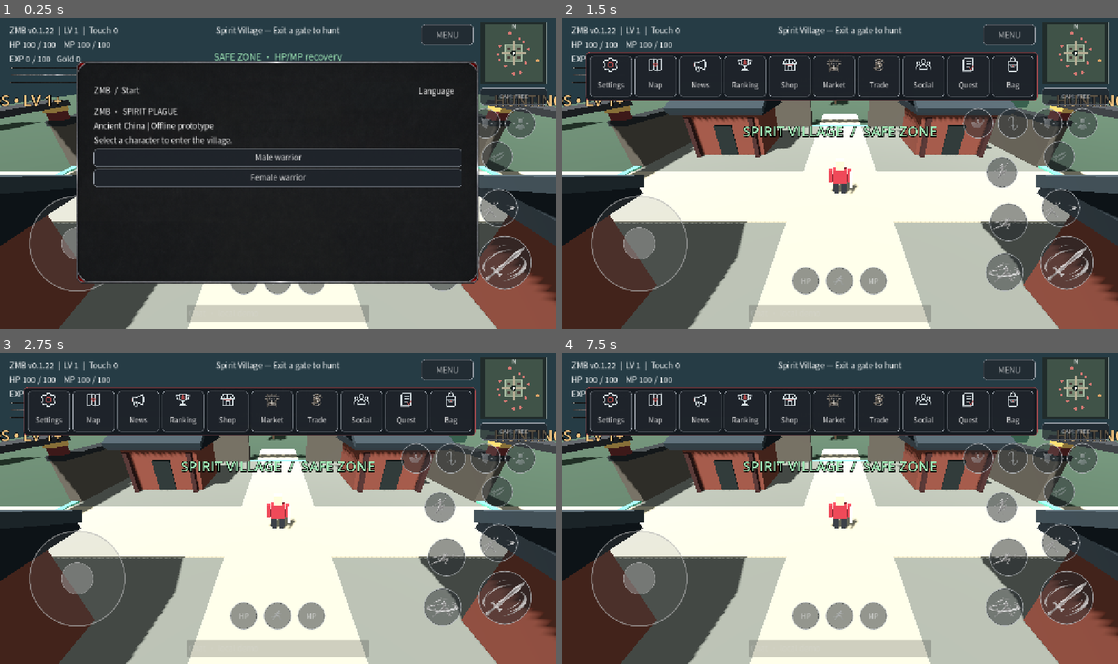
Above: before the commit, frames 1-4 (two rows, left to right).
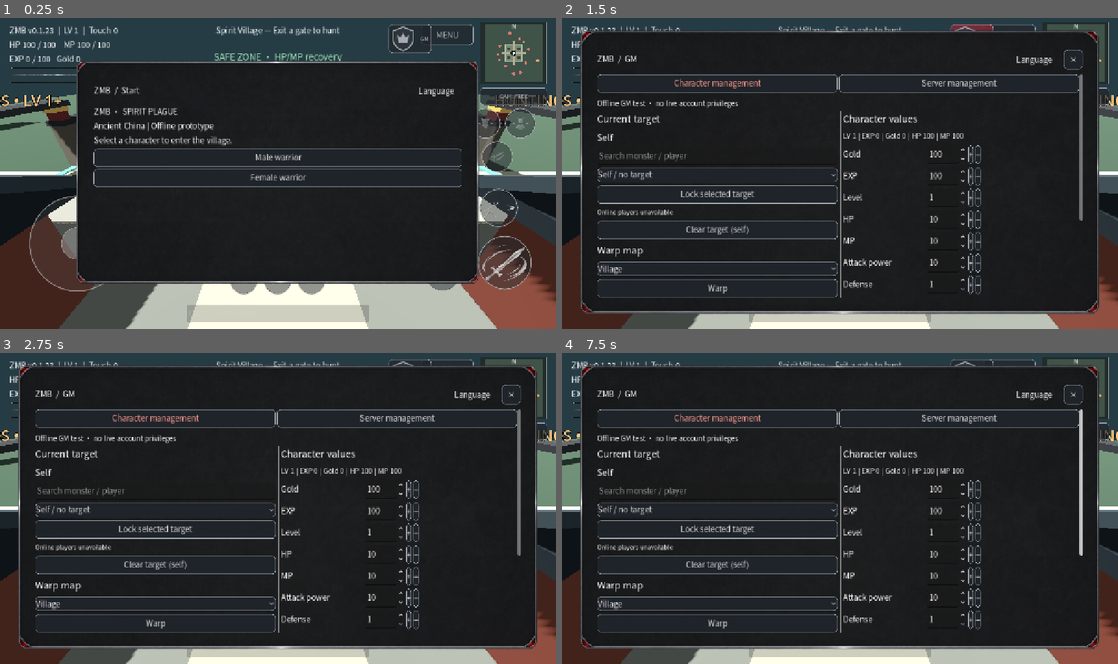
Above: after the commit, the same moments.

Repository: redfullmoon209-debug/ZMB
Game: Godot game, scene res://main.tscn
Same seed, same stepped clock (60 frames per second), same inputs: the game is played once before the commit and once after it.
Inputs (mouse positions are in pixels of both pictures, inside the frame that each line leads up to):
- Up to frame 1 (0.25 s): no input
- Up to frame 2 (1.5 s): click "MENU" at 0.5 s; click (973, 39) at 1.25 s, where only the run after the commit has a clickable "GM"
- Up to frame 3 (2.75 s): click "ATTACK" at 2 s
- Up to frame 4 (7.5 s): click "JUMP" at 2.75 s; click "DASH" at 3.5 s; click "RUN" at 4.25 s; click "LOOT" at 5 s; click "AUTO" at 5.75 s; click "MONSTER" at 6.5 s; click "PLAYER" at 7.25 s

The runs differ from the first frame. In frame 1, 0.2% of the frame differs, in the area x 9-78%, y 2-12%; in frame 2, 70%, in the area x 3-97%, y 2-96%; in frame 3, 70%; in frame 4, 70%.

Commit message:
ZMB v0.1.23: separate offline GM panel and release authorization gate

Diff:
--- /dev/null
+++ b/assets/menu_icons/gm.svg
@@ -0,0 +1,4 @@
+<svg xmlns="http://www.w3.org/2000/svg" width="64" height="64" viewBox="0 0 64 64">
+  <path d="M32 5 55 14v18c0 14-9 22-23 28C18 54 9 46 9 32V14z" fill="#31383e" stroke="#b6bdc3" stroke-width="3"/>
+  <path d="m19 24 7 5 6-10 6 10 7-5-3 18H22z" fill="#c3c9ce" stroke="#8a9298" stroke-width="1.5"/>
+</svg>
--- /dev/null
+++ b/gm_page.gd
@@ -0,0 +1,178 @@
+extends RefCounted
+
+static func run(h, command: String, value: float=0, item: String=""):
+	if h.game.gm_execute(command,value,item):
+		h.open_page("GM")
+
+static func amount_row(h,p: Node,title: String,command: String,initial: float=1,maximum: float=100000):
+	var row:=HBoxContainer.new()
+	p.add_child(row)
+	var label:=Label.new()
+	label.text=title
+	label.custom_minimum_size.x=190
+	row.add_child(label)
+	var spin:=SpinBox.new()
+	spin.min_value=1
+	spin.max_value=maximum
+	spin.value=initial
+	spin.custom_minimum_size.x=90
+	row.add_child(spin)
+	h.add_button(row,"+",func():run(h,command,spin.value))
+	h.add_button(row,"−",func():run(h,command,-spin.value))
+
+static func speed_row(h,p: Node,title: String,command: String,initial: float):
+	var row:=HBoxContainer.new()
+	p.add_child(row)
+	h.add_text(row,title)
+	var spin:=SpinBox.new()
+	spin.min_value=0.25
+	spin.max_value=5
+	spin.step=0.25
+	spin.value=initial
+	row.add_child(spin)
+	h.add_button(row,h.localized("ใช้ค่า","Apply","应用"),func():run(h,command,spin.value))
+
+static func item_row(h,p: Node):
+	var row:=HBoxContainer.new()
+	p.add_child(row)
+	var items:=OptionButton.new()
+	for item in ["HP Potion","MP Potion","Spirit shard"]: items.add_item(item)
+	row.add_child(items)
+	var qty:=SpinBox.new()
+	qty.min_value=1
+	qty.max_value=48
+	qty.value=1
+	row.add_child(qty)
+	h.add_button(row,"+",func():run(h,"item",qty.value,items.get_item_text(items.selected)))
+	h.add_button(row,"−",func():run(h,"item",-qty.value,items.get_item_text(items.selected)))
+
+static func disabled(h,p: Node,title: String):
+	var b: Button=h.add_button(p,title,func():pass)
+	b.disabled=true
+
+static func build(h,p: Node):
+	if not h.game.gm_allowed(): return
+	var ui=preload("res://service_pages.gd").new()
+	ui.tabs(h,p,[h.localized("จัดการตัวละคร","Character management","角色管理"),h.localized("จัดการเซิร์ฟเวอร์","Server management","服务器管理")],h.gm_tab,func(i):h.gm_tab=i;h.open_page("GM"))
+	ui.caption(p,h.localized("GM ทดสอบออฟไลน์ • ไม่ใช่สิทธิ์บัญชีออนไลน์","Offline GM test • no live account privileges","离线GM测试 • 非正式账号权限"),16)
+	if h.gm_tab==0: character(h,p,ui)
+	else: server(h,p,ui)
+
+static func target_picker(h,p: Node,ui):
+	var search:=LineEdit.new()
+	search.placeholder_text=h.localized("ค้นหามอนสเตอร์ / ผู้เล่น","Search monster / player","搜索怪物 / 玩家")
+	p.add_child(search)
+	var pick:=OptionButton.new()
+	p.add_child(pick)
+	var choices: Array=[]
+	var fill:=func(query: String):
+		pick.clear()
+		choices.clear()
+		pick.add_item(h.localized("ตัวเอง / ไม่ล็อกเป้า","Self / no target","自己 / 无目标"))
+		choices.append(null)
+		var nodes: Array=h.game.enemies.duplicate()
+		if is_instance_valid(h.game.gm_target) and not nodes.has(h.game.gm_target): nodes.append(h.game.gm_target)
+		for n in nodes:
+			if not is_instance_valid(n): continue
+			var text: String="%s #%d • HP %d"%[["Normal","Elite","Boss"][int(n.get_meta("tier"))],n.get_meta("spawn_index"),n.get_meta("hp")]
+			if not query.is_empty() and not text.to_lower().contains(query.to_lower()): continue
+			pick.add_item(text)
+			choices.append(n)
+		pick.select(maxi(0,choices.find(h.game.gm_target)))
+	fill.call("")
+	search.text_changed.connect(fill)
+	h.add_button(p,h.localized("ล็อกเป้าที่เลือก","Lock selected target","锁定所选目标"),func():
+		if pick.selected<0 or pick.selected>=choices.size(): return
+		h.game.gm_target=choices[pick.selected]
+		h.open_page("GM"))
+	ui.caption(p,h.localized("ผู้เล่นออนไลน์ยังไม่เชื่อมต่อ","Online players unavailable","在线玩家尚未连接"),14)
+
+static func character(h,p: Node,ui):
+	var row:=HBoxContainer.new()
+	p.add_child(row)
+	var left: VBoxContainer=ui.column(row,520)
+	row.add_child(VSeparator.new())
+	var right: VBoxContainer=ui.column(row,510)
+	var locked: bool=is_instance_valid(h.game.gm_target)
+	ui.caption(left,h.localized("เป้าหมายปัจจุบัน","Current target","当前目标"),22)
+	ui.caption(left,("Monster #%d • HP %d"%[h.game.gm_target.get_meta("spawn_index"),h.game.gm_target.get_meta("hp")]) if locked else h.localized("ตัวเอง","Self","自己"),20)
+	target_picker(h,left,ui)
+	h.add_button(left,h.localized("ยกเลิกล็อกเป้า (ตัวเอง)","Clear target (self)","解除锁定（自己）"),func():h.game.gm_target=null;h.game.target=null;h.open_page("GM"))
+	ui.caption(left,h.localized("วาร์ปแผนที่","Warp map","地图传送"),22)
+	var points:=OptionButton.new()
+	for t in [h.localized("หมู่บ้าน","Village","村庄"),"North Gate","East Gate","South Gate","West Gate","Normal Zone","Elite Zone","Boss Zone"]: points.add_item(t)
+	left.add_child(points)
+	h.add_button(left,h.localized("วาร์ป","Warp","传送"),func():run(h,"warp",points.selected))
+	var warp: Button=h.add_button(left,h.localized("วาร์ปไปหาเป้าหมาย","Warp to target","传送到目标"),func():run(h,"warp_target"))
+	warp.disabled=not locked
+	ui.caption(left,h.localized("สั่งตาย / ฟื้น ตามเป้าปัจจุบัน","Kill / revive current target","击杀 / 复活当前目标"),20)
+	var actions:=HBoxContainer.new()
+	left.add_child(actions)
+	h.add_button(actions,h.localized("สั่งตาย","Kill","击杀"),func():run(h,"kill"))
+	h.add_button(actions,h.localized("สั่งฟื้น","Revive","复活"),func():run(h,"revive"))
+	ui.caption(right,h.localized("ปรับค่าตัวละคร","Character values","角色数值"),22)
+	if locked:
+		amount_row(h,right,"HP","hp",10,200)
+		ui.caption(right,h.localized("มอนสเตอร์รองรับ HP / ตาย / ฟื้น / วาร์ปเท่านั้น","Monsters support HP, kill, revive and warp only","怪物仅支持生命值、击杀、复活和传送"),16)
+		return
+	ui.caption(right,"LV %d | EXP %d | Gold %d | HP %d | MP %d"%[h.game.level,h.game.xp,h.game.coins,h.game.hp,h.game.mp],16)
+	amount_row(h,right,h.localized("เงิน","Gold","金币"),"gold",100)
+	amount_row(h,right,"EXP","exp",100)
+	amount_row(h,right,h.localized("เลเวล","Level","等级"),"level",1,1000)
+	amount_row(h,right,"HP","hp",10,100)
+	amount_row(h,right,"MP","mp",10,100)
+	amount_row(h,right,h.localized("พลังโจมตี","Attack power","攻击力"),"attack",10)
+	amount_row(h,right,h.localized("พลังป้องกัน","Defense","防御"),"defense",1)
+	ui.caption(right,h.localized("ไอเทมทั้งหมดที่มีในเกมทดสอบ","All current demo items","当前测试物品"),20)
+	item_row(h,right)
+	speed_row(h,right,h.localized("ความเร็ววิ่ง ×","Run speed ×","移动速度 ×"),"move_speed",h.game.gm_move_multiplier)
+	speed_row(h,right,h.localized("ความเร็วตี ×","Attack speed ×","攻击速度 ×"),"attack_speed",h.game.gm_attack_multiplier)
+	h.add_button(right,h.localized("ปิดอมตะ","Disable invincibility","关闭无敌") if h.game.gm_invincible else h.localized("เปิดอมตะ","Enable invincibility","开启无敌"),func():run(h,"invincible",0 if h.game.gm_invincible else 1))
+	h.add_button(right,h.localized("แสดงตัว","Show character","显示角色") if h.game.gm_invisible else h.localized("ล่องหน","Invisible","隐身"),func():run(h,"invisible",0 if h.game.gm_invisible else 1))
+
+static func server(h,p: Node,ui):
+	var row:=HBoxContainer.new()
+	p.add_child(row)
+	var left: VBoxContainer=ui.column(row,260)
+	row.add_child(VSeparator.new())
+	var right: VBoxContainer=ui.column(row,780)
+	var categories: Array=[h.localized("จัดการผู้เล่น","Players","玩家"),h.localized("จัดการไอเทม","Items","物品"),h.localized("จัดการมอนสเตอร์","Monsters","怪物"),h.localized("จัดการกิจกรรม","Events","活动"),h.localized("ประกาศ","Announcements","公告"),h.localized("ตรวจสอบเซิร์ฟเวอร์","Server audit","服务器审计")]
+	for i in range(categories.size()):
+		var b: Button=h.add_button(left,categories[i],func():h.gm_server_tab=i;h.open_page("GM"))
+		if i==h.gm_server_tab: b.add_theme_color_override("font_color",Color("ff9c8e"))
+	ui.caption(right,categories[h.gm_server_tab],24)
+	match h.gm_server_tab:
+		0:
+			var name:=LineEdit.new()
+			name.placeholder_text=h.localized("ค้นหาชื่อ / ID ผู้เล่น","Search player / ID","搜索玩家 / ID")
+			right.add_child(name)
+			for title in [h.localized("ค้นหา","Search","搜索"),h.localized("เตะ","Kick","踢出"),h.localized("แบน","Ban","封禁"),h.localized("ปลดแบน","Unban","解封")]: disabled(h,right,title)
+			ui.caption(right,h.localized("ต้องเชื่อมบัญชีและเซิร์ฟเวอร์จริง","Requires live accounts and server","需要正式账号及服务器"))
+		1:
+			h.add_button(right,h.localized("เลือกตัวเองสำหรับทดสอบแจก","Select self for demo grant","选择自己测试发放"),func():h.game.gm_target=null;h.game.target=null;h.open_page("GM"))
+			amount_row(h,right,"Gold","gold",100)
+			amount_row(h,right,"EXP","exp",100)
+			item_row(h,right)
+			disabled(h,right,h.localized("แจกผู้เล่นออนไลน์ทั้งหมด / ทั้งเซิร์ฟเวอร์","Grant to all online / whole server","发放给全服 / 在线玩家"))
+		2:
+			for i in range(3):
+				h.add_button(right,["Spawn Normal","Spawn Elite","Spawn Boss"][i],func():run(h,"spawn",i))
+			target_picker(h,right,ui)
+			var remove: Button=h.add_button(right,h.localized("ลบมอนสเตอร์ที่ล็อก","Remove locked monster","删除锁定怪物"),func():run(h,"remove"))
+			remove.disabled=not is_instance_valid(h.game.gm_target)
+		3:
+			ui.caption(right,h.localized("สถานะกิจกรรมทดสอบ: ","Test event status: ","测试活动状态：")+("ON" if h.game.gm_event_active else "OFF"))
+			h.add_button(right,h.localized("เปิดกิจกรรม","Enable event","开启活动"),func():run(h,"event",1))
+			h.add_button(right,h.localized("ปิดกิจกรรม","Disable event","关闭活动"),func():run(h,"event",0))
+			disabled(h,right,h.localized("กำหนดเวลากิจกรรมออนไลน์","Schedule live event","安排正式活动"))
+		4:
+			var text:=LineEdit.new()
+			text.placeholder_text=h.localized("ข้อความประกาศ","Announcement message","公告内容")
+			text.max_length=180
+			right.add_child(text)
+			h.add_button(right,h.localized("ประกาศในเครื่องทดสอบ","Broadcast locally","本地公告"),func():run(h,"announce",0,text.text))
+			disabled(h,right,h.localized("ประกาศทั่วเซิร์ฟเวอร์","Server-wide broadcast","全服公告"))
+		5:
+			ui.caption(right,h.localized("ผู้เล่นออนไลน์จริง: ยังไม่เชื่อม","Live online count: not connected","正式在线人数：未连接"))
+			ui.caption(right,h.localized("ประวัติคำสั่ง GM ในรอบนี้","Local GM command log (session)","本次本地GM日志"),22)
+			for line in h.game.gm_logs: ui.caption(right,line,14)
--- a/hud.gd
+++ b/hud.gd
@@ -32,6 +32,11 @@
 var menu_items: Dictionary = {}
 var settings_category := 0
 var news_tab := 0
+var gm_tab := 0
+var gm_server_tab := 0
+var gm_button: Button
+var gm_notice: Label
+const GM_PAGE=preload("res://gm_page.gd")
 var social_tab := 0
 var social_sub := 0
 var social_split := 0
@@ -158,6 +163,16 @@
 	zone_label.horizontal_alignment=HORIZONTAL_ALIGNMENT_CENTER
 	zone_label.add_theme_font_size_override("font_size",21)
 	make_button("MENU",Vector2(970,18),Vector2(120,48),func(): open_page("Menu"))
+	if game.gm_allowed():
+		gm_button=make_button("GM",Vector2(895,18),Vector2(64,48),func():
+			if is_instance_valid(game.target): game.gm_target=game.target
+			open_page("GM"))
+		gm_button.icon=preload("res://assets/menu_icons/gm.svg")
+		gm_button.add_theme_font_size_override("font_size",12)
+		gm_button.expand_icon=true
+		gm_notice=label("",Vector2(380,112),Vector2(500,35))
+		gm_notice.horizontal_alignment=HORIZONTAL_ALIGNMENT_CENTER
+		gm_notice.add_theme_color_override("font_color",Color("f6d995"))
 	minimap=preload("res://minimap.gd").new()
 	minimap.game=game
 	minimap.position=Vector2(1105,12)
@@ -256,7 +271,7 @@
 	b.size=config.get_value("size",t,s)
 	b.scale=config.get_value("scale",t,Vector2.ONE)
 	b.modulate.a=config.get_value("opacity",t,0.82)
-	if t not in ["MENU","CAMERA"]:
+	if t not in ["MENU","CAMERA","GM"]:
 		b.set_meta("round",true)
 		var round_style := StyleBoxFlat.new()
 		round_style.bg_color=Color("252a2e99")
@@ -467,6 +482,9 @@
 
 func _process(delta):
 	if not is_instance_valid(stats): return
+	if is_instance_valid(gm_button):
+		gm_button.visible=game.gm_allowed()
+		gm_notice.text=game.gm_announcement if game.gm_allowed() else ""
 	if selected_page=="Quest": update_quest_ui()
 	if is_instance_valid(quest_tracker):
 		quest_tracker.visible=not tracked_quest.is_empty() or is_instance_valid(editor_panel)
@@ -480,7 +498,7 @@
 		meter_fills[0].value=game.hp
 		meter_fills[1].value=game.mp
 		meter_fills[2].value=game.xp
-	stats.text="ZMB v0.1.22  |  LV %d  |  Touch %d\nHP %d / 100    MP %d / 100\nEXP %d / 100   Gold %d"%[game.level,captured_touches.size(),game.hp,game.mp,game.xp,game.coins]
+	stats.text="ZMB v0.1.23  |  LV %d  |  Touch %d\nHP %d / 100    MP %d / 100\nEXP %d / 100   Gold %d"%[game.level,captured_touches.size(),game.hp,game.mp,game.xp,game.coins]
 	camera_mode_button.text=(["กล้อง: ตามหลัง","CAM: FOLLOW","镜头：跟随"][lang] if game.camera_follow else ["กล้อง: อิสระ","CAM: FREE","镜头：自由"][lang])
 	var safe: bool = game.in_safe_zone()
 	zone_label.text=(["เขตปลอดภัย • ฟื้นฟู HP/MP","SAFE ZONE • HP/MP recovery","安全区 • 恢复生命与法力"][lang] if safe else ["เขตล่ามอนสเตอร์ • LV 1+","HUNTING ZONE • LV 1+","狩猎区 • LV 1+"][lang])
@@ -500,7 +518,7 @@
 		if is_instance_valid(close_button): controls["CLOSE"] = _web_rect(close_button)
 		var menu_rects := {}
 		for key in menu_items: menu_rects[key]=_web_rect(menu_items[key])
-		var d := {"version":"0.1.22","ready":true,"started":game.started,"s …(627 unchanged characters)…
+		var d := {"version":"0.1.23","ready":true,"started":game.started,"s …(627 unchanged characters)…
 		var payload := JSON.stringify(d)
 		if browser_window != null:
 			browser_window.zmbDiagnosticsJSON = payload
@@ -715,11 +733,11 @@
 		"hp":"%d / 100"%game.hp,
 		"mp":"%d / 100"%game.mp,
 		"xp":"%d / 100"%game.xp,
-		"attack":"15",
-		"defense":"—",
+		"attack":str(game.gm_attack_power),
+		"defense":str(game.gm_defense),
 		"range":"%.1f m"%[2.7,5.5,12.0][game.weapon],
-		"attack_speed":"%.2f / s"%(1.0/0.45),
-		"movement":"%.1f m/s"%(18.0 if game.dash_time>0 else (8.0 if game.run_mode else 4.5)),
+		"attack_speed":"%.2f / s"%(game.gm_attack_multiplier/0.45),
+		"movement":"%.1f m/s"%(18.0 if game.dash_time>0 else (8.0 if game.run_mode else 4.5)*game.gm_move_multiplier),
 		"kills":str(game.monsters_defeated),
 		"gold":str(game.coins),
 		"session":format_playtime(game.session_seconds()),
@@ -1101,6 +1119,7 @@
 	return true
 
 func open_page(page:String):
+	if page=="GM" and not game.gm_allowed(): return
 	if page=="Menu" and selected_page=="Menu":
 		close_page()
 		return
@@ -1119,7 +1138,7 @@
 	if page in INVENTORY_PAGES:
 		panel.position=Vector2(40,28)
 		panel.size=Vector2(1200,664)
-	if page in ["Settings","News","Ranking","Shop","Quest","Social","Trade","Market","Map"]:
+	if page in ["Settings","News","Ranking","Shop","Quest","Social","Trade","Market","Map","GM"]:
 		panel.position=Vector2(40,28)
 		panel.size=Vector2(1200,664)
 	panel.z_index=10
@@ -1173,6 +1192,7 @@
 	content.size_flags_horizontal=Control.SIZE_EXPAND_FILL
 	scroll.add_child(content)
 	match page:
+		"GM": GM_PAGE.build(self,content)
 		"Start":
 			add_text(content,"ZMB • SPIRIT PLAGUE\nAncient China | Offline prototype\nSelect a character to enter the village.")
 			start_button=add_button(content,"Male warrior",func():game.begin(true);close_page())
--- a/menu_test.gd
+++ b/menu_test.gd
@@ -161,6 +161,47 @@
 			break
 	assert(world.player.position.distance_to(Vector3(0,0,-11))<0.1)
 	print("PASS: social tabs, trade slots, market escrow/cancel and safe-zone warp")
+	assert(world.gm_allowed() and is_instance_valid(hud.gm_button))
+	hud.gm_button.pressed.emit()
+	await process_frame
+	assert(hud.selected_page=="GM")
+	assert(hud.panel.get_rect().end.x<=1280 and hud.panel.get_rect().end.y<=720)
+	var old_gold: int=world.coins
+	assert(world.gm_execute("gold",100) and world.coins==old_gold+100)
+	assert(world.gm_execute("gold",-100) and world.coins==old_gold)
+	assert(world.gm_execute("item",1,"Spirit shard"))
+	assert(world.gm_execute("item",-1,"Spirit shard"))
+	assert(world.gm_execute("move_speed",2) and world.gm_move_multiplier==2)
+	assert(world.gm_execute("move_speed",1))
+	assert(world.gm_execute("invincible",1) and world.gm_invincible)
+	assert(world.gm_execute("invincible",0))
+	assert(world.gm_execute("invisible",1) and not world.player_visual.visible)
+	assert(world.gm_execute("invisible",0))
+	world.gm_target=world.enemies[0]
+	var monster: Node3D=world.gm_target
+	assert(world.gm_execute("kill") and not world.enemies.has(monster))
+	assert(world.gm_execute("revive") and world.enemies.has(monster))
+	world.gm_target=null
+	assert(world.gm_execute("kill") and world.hp==0)
+	assert(world.gm_execute("revive") and world.hp==100)
+	var count: int=world.enemies.size()
+	assert(world.gm_execute("spawn",2) and world.enemies.size()==count+1)
+	assert(world.gm_execute("event",1) and world.gm_event_active)
+	assert(world.gm_execute("announce",0,"Test GM") and world.gm_announcement=="Test GM")
+	hud.gm_tab=1
+	for category in range(6):
+		hud.gm_server_tab=category
+		hud.open_page("GM")
+		await process_frame
+		assert(hud.panel.get_rect().end.x<=1280 and hud.panel.get_rect().end.y<=720)
+	ProjectSettings.set_setting("zmb/offline_gm_test",false)
+	assert(not world.gm_allowed() and not world.gm_execute("gold",9999))
+	hud.close_page()
+	hud.open_page("GM")
+	await process_frame
+	assert(hud.selected_page=="" and not hud.gm_button.visible)
+	ProjectSettings.set_setting("zmb/offline_gm_test",true)
+	print("PASS: separate GM icon, local commands, monster kill/revive and release gate")
 	print("PASS: news, ranking, 50-slot shops and local gold purchase")
 	print("PASS: seven categories, camera setting, HUD drag and cancel")
 	print("PASS: all ten right-to-left menu icons visible, selecting a category and dragging long menus works")
--- a/project.godot
+++ b/project.godot
@@ -14,3 +14,6 @@
 [rendering]
 renderer/rendering_method="gl_compatibility"
 renderer/rendering_method.mobile="gl_compatibility"
+
+[zmb]
+offline_gm_test=true
--- a/world.gd
+++ b/world.gd
@@ -47,6 +47,17 @@
 var first_play_unix := 0
 var playtime_save_timer := 0.0
 var monsters_defeated := 0
+var gm_test_enabled := false
+var gm_target: Node3D
+var gm_attack_power := 15.0
+var gm_defense := 0.0
+var gm_move_multiplier := 1.0
+var gm_attack_multiplier := 1.0
+var gm_invincible := false
+var gm_invisible := false
+var gm_logs: Array[String] = []
+var gm_event_active := false
+var gm_announcement := ""
 var shards_collected := 0
 var quest_claimed: Dictionary = {}
 var daily_bosses := 0
@@ -55,6 +66,103 @@
 var daily_config := ConfigFile.new()
 var playtime_config := ConfigFile.new()
 
+func gm_allowed() -> bool:
+	# Offline demo only. Real account authorization must never use this flag.
+	return gm_test_enabled and bool(ProjectSettings.get_setting("zmb/offline_gm_test",false))
+
+func gm_execute(command: String, value: float=0, item: String="") -> bool:
+	if not gm_allowed() or not started: return false
+	var locked := is_instance_valid(gm_target)
+	var amount := int(value)
+	match command:
+		"gold":
+			if locked: return false
+			coins=clampi(coins+amount,0,100000000)
+		"exp":
+			if locked: return false
+			var total:=clampi((level-1)*100+xp+amount,0,99999)
+			level=int(total/100.0)+1
+			xp=total%100
+		"level":
+			if locked: return false
+			level=clampi(level+amount,1,1000)
+		"hp":
+			if locked: gm_target.set_meta("hp",clampf(float(gm_target.get_meta("hp"))+value,0,40+80*int(gm_target.get_meta("tier"))))
+			else: hp=clampf(hp+value,0,100)
+		"mp":
+			if locked: return false
+			mp=clampf(mp+value,0,100)
+		"attack":
+			if locked: return false
+			gm_attack_power=clampf(gm_attack_power+value,0,100000)
+		"defense":
+			if locked: return false
+			gm_defense=clampf(gm_defense+value,0,100000)
+		"move_speed":
+			if locked: return false
+			gm_move_multiplier=clampf(value,0.25,5)
+		"attack_speed":
+			if locked: return false
+			gm_attack_multiplier=clampf(value,0.25,5)
+		"item":
+			if locked or item not in ["HP Potion","MP Potion","Spirit shard"]: return false
+			if amount>0:
+				if items.size()+amount>48: return false
+				for i in range(amount): items.append(item)
+			else:
+				if items.count(item)<-amount: return false
+				for i in range(-amount): items.erase(item)
+			if is_instance_valid(ui):
+				ui.trade_selected.clear()
+				ui.market_selected=-1
+		"warp":
+			var points: Array[Vector3]=[Vector3.ZERO,Vector3(0,0,-11),Vector3(11,0,0),Vector3(0,0,11),Vector3(-11,0,0),Vector3(0,0,-24),Vector3(0,0,-32),Vector3(0,0,-39)]
+			if amount<0 or amount>=points.size(): return false
+			player.position=points[amount]
+			player.velocity=Vector3.ZERO
+		"warp_target":
+			if not locked: return false
+			player.position=gm_target.position+Vector3(0,0,2)
+			player.velocity=Vector3.ZERO
+		"kill":
+			if locked:
+				gm_target.set_meta("gm_saved_hp",gm_target.get_meta("hp"))
+				gm_target.set_meta("hp",0.0)
+				enemies.erase(gm_target)
+				gm_target.hide()
+				if target==gm_target: target=null
+			else: hp=0;auto=false
+		"revive":
+			if locked:
+				gm_target.set_meta("hp",float(40+80*int(gm_target.get_meta("tier"))))
+				if not enemies.has(gm_target): enemies.append(gm_target)
+				gm_target.show()
+			else: revive()
+		"invincible":
+			if locked: return false
+			gm_invincible=value>0
+		"invisible":
+			if locked: return false
+			gm_invisible=value>0
+			player_visual.visible=not gm_invisible
+		"spawn":
+			if amount<0 or amount>2 or enemies.size()>=100: return false
+			spawn_enemy(100+gm_logs.size(),amount)
+		"remove":
+			if not locked: return false
+			enemies.erase(gm_target)
+			if target==gm_target: target=null
+			gm_target.queue_free()
+			gm_target=null
+		"event": gm_event_active=value>0
+		"announce":
+			if item.strip_edges().is_empty(): return false
+			gm_announcement=item.strip_edges().left(180)
+		_: return false
+	gm_logs.push_front("%s UTC | %s | %s | %s"%[Time.get_datetime_string_from_system(true),command,str(value),item.left(180)])
+	if gm_logs.size()>100: gm_logs.resize(100)
+	return true
+
 func session_seconds() -> int:
 	return 0 if session_started_msec<0 else int((Time.get_ticks_msec()-session_started_msec)/1000.0)
 
@@ -72,6 +180,7 @@
 		save_playtime()
 
 func _ready():
+	gm_test_enabled=bool(ProjectSettings.get_setting("zmb/offline_gm_test",false))
 	daily_config.load("user://zmb_daily.cfg")
 	daily_day=str(daily_config.get_value("daily","day",""))
 	daily_bosses=int(daily_config.get_value("daily","bosses",0))
@@ -221,10 +330,10 @@
 	box(Vector3(0.55,0.85,0.1),Vector3(0.12,0.95,0.12),Color("aebac3"),n)
 	return n
 
-func spawn_enemy(i: int):
+func spawn_enemy(i: int, forced_tier: int=-1):
 	var n := Node3D.new()
 	add_child(n)
-	var tier := 2 if i==11 else (1 if i%4==0 else 0)
+	var tier := forced_tier if forced_tier>=0 else (2 if i==11 else (1 if i%4==0 else 0))
 	var angle := float(i)*2.39996
 	var distance := 24.0 if tier==0 else (32.0 if tier==1 else 39.0)
 	n.position = Vector3(sin(angle)*distance,0,cos(angle)*distance)
@@ -271,13 +380,13 @@
 	if player.position.distance_to(target.position)>ranges[weapon]+skill: return
 	if mp < skill*5: return
 	mp -= skill*5
-	cooldown = 0.45+skill*0.2
+	cooldown = (0.45+skill*0.2)/gm_attack_multiplier
 	var hits := [target]
 	if skill==3:
 		for n in enemies:
 			if n!=target and n.position.distance_to(target.position)<3: hits.append(n)
 	for n in hits:
-		n.set_meta("hp",float(n.get_meta("hp"))-15-skill*7)
+		n.set_meta("hp",float(n.get_meta("hp"))-gm_attack_power-skill*7)
 		if n.get_meta("hp")<=0:
 			monsters_defeated+=1
 			if int(n.get_meta("tier"))==2:
@@ -294,7 +403,8 @@
 			n.queue_free()
 			if n==target: target=null
 			var spawn_index: int = n.get_meta("spawn_index")
-			get_tree().create_timer(5).timeout.connect(func(): spawn_enemy(spawn_index))
+			var spawn_tier: int=int(n.get_meta("tier"))
+			get_tree().create_timer(5).timeout.connect(func(): spawn_enemy(spawn_index,spawn_tier))
 
 func collect():
 	for d in loot.duplicate():
@@ -468,7 +578,7 @@
 			if diff.length()>2.2: move=Vector3(diff.x,0,diff.z).normalized()
 			else: attack(0)
 		if auto_loot: collect()
-	var speed := 8.0 if run_mode else 4.5
+	var speed := (8.0 if run_mode else 4.5)*gm_move_multiplier
 	if dash_time>0: speed=18
 	player.velocity.x=move.x*speed
 	player.velocity.z=move.z*speed
@@ -493,8 +603,9 @@
 			if not is_safe_position(returning,0.6): n.position=returning
 			continue
 		var diff := player.position-n.position
+		if gm_invisible: continue
 		if diff.length()<10 and diff.length()>1.6:
 			var next := n.position+Vector3(diff.x,0,diff.z).normalized()*delta*1.5
 			if not is_safe_position(next,0.6): n.position=next
-		elif diff.length()<=1.6: hp=maxf(0,hp-delta*4)
+		elif diff.length()<=1.6 and not gm_invincible: hp=maxf(0,hp-delta*maxf(0,4-gm_defense))
 	update_camera(delta)
